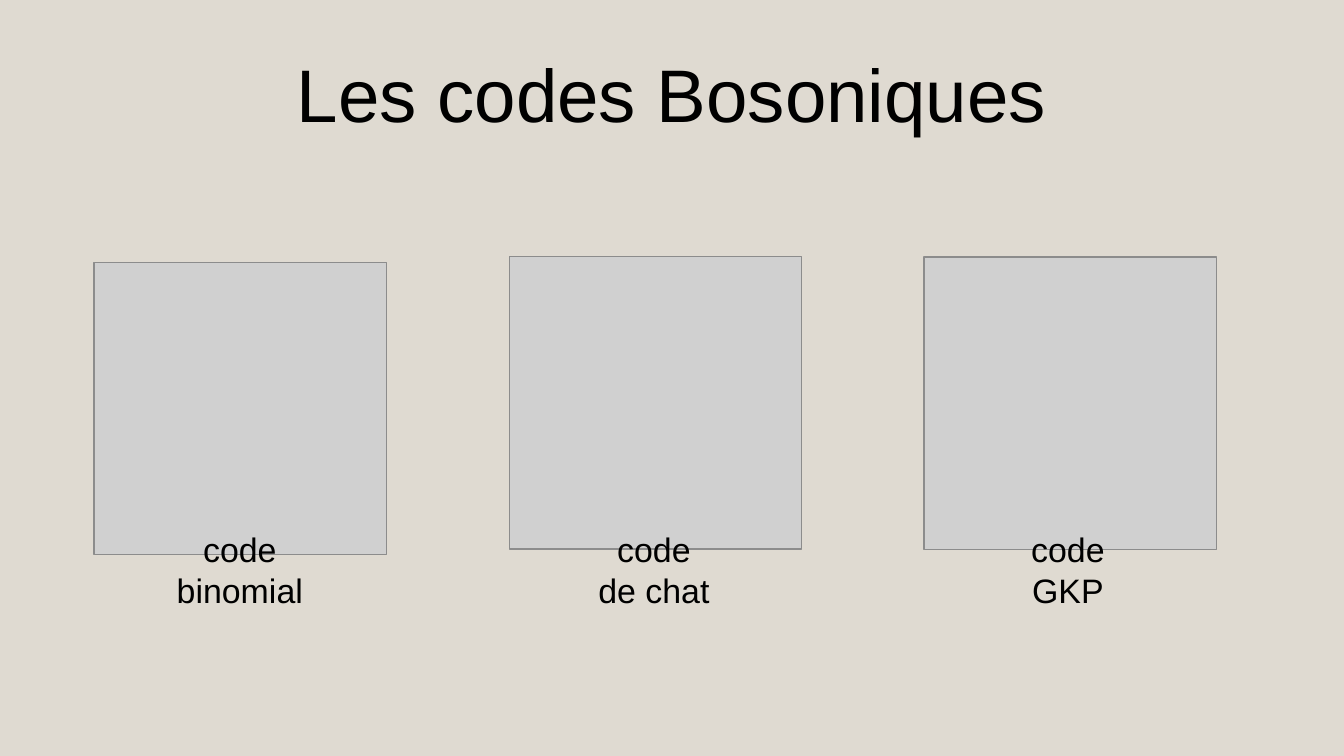
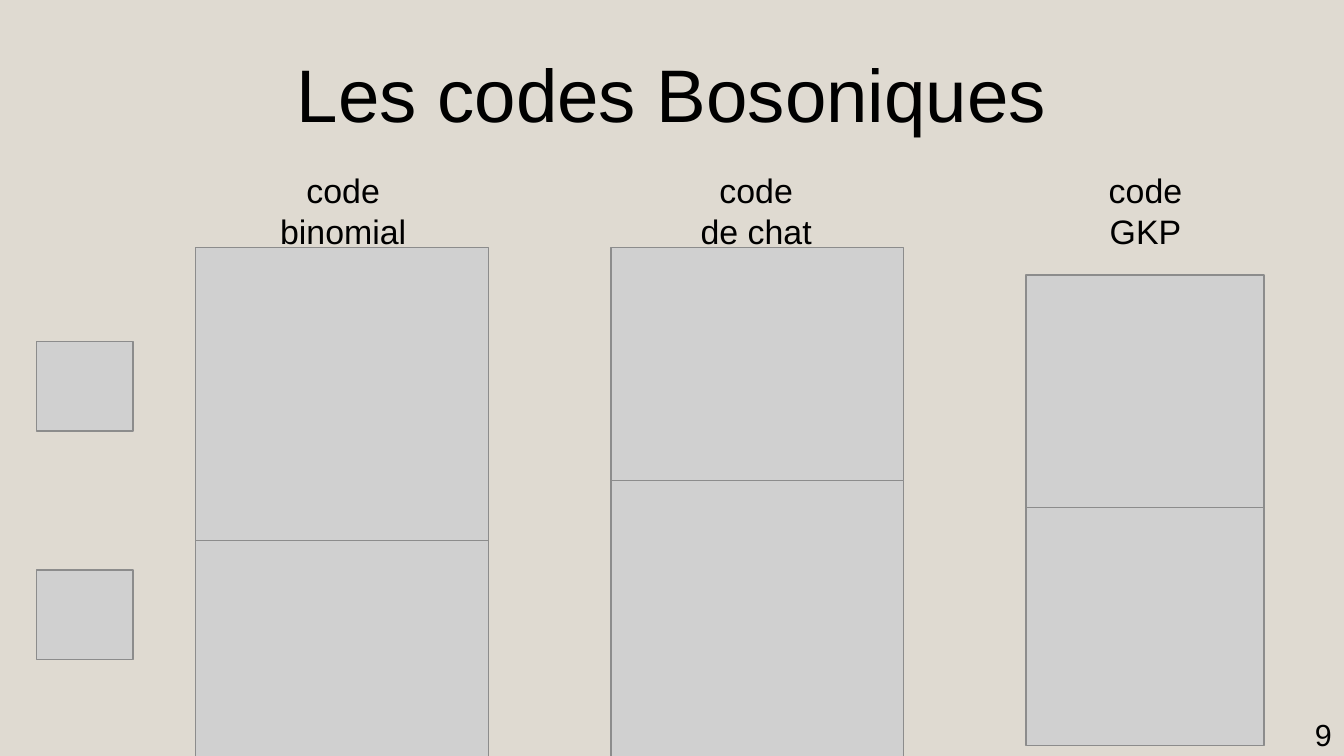
Before and after one commit to AmdaU/presentations, a slide deck: slide 9 of Seminaire/Seminaire.odp (slide 8 before the commit). Drawn at 1344x756 pixels with LibreOffice and Linux fonts; fonts in the diff are those of the drawing; grey boxes stand for pictures. Boxes give left, top, right and bottom in pixels: in the first picture for what was removed or moved away, otherwise in the second. Text is boxed around its words. In the diff, an @@ line names an element or a change of style, - is before the commit and + after.

```diff
--- a/Seminaire/Seminaire.odp
+++ b/Seminaire/Seminaire.odp
@@ title "code binomial": place and size @@
-title "code binomial" at (177, 537, 303, 604)
+title "code binomial" at (280, 178, 406, 248)
@@ title "code de chat": place and size @@
-title "code de chat" at (598, 537, 709, 604)
+title "code de chat" at (701, 178, 812, 248)
@@ title "code GKP": place and size @@
-title "code GKP" at (1031, 537, 1104, 604)
+title "code GKP" at (1109, 178, 1182, 245)
@@ picture: place and size @@
-picture at (94, 262, 387, 555)
+picture at (196, 248, 489, 540)
@@ picture: place and size @@
-picture at (510, 256, 802, 549)
+picture at (611, 248, 904, 540)
@@ picture: place and size @@
-picture at (924, 257, 1217, 550)
+picture at (1027, 276, 1265, 513)
@@ picture added at (37, 341, 133, 432) @@
@@ picture added at (196, 481, 489, 756) @@
@@ picture added at (611, 481, 904, 756) @@
@@ picture added at (1027, 507, 1265, 745) @@
@@ picture added at (37, 571, 133, 661) @@
@@ page number added at (1315, 724, 1332, 747), 18 pt, text #000000 @@
+9
```
Also in this commit, not shown: 24 other slides changed, 5 slides added, 3 slides removed, 27 other files.
